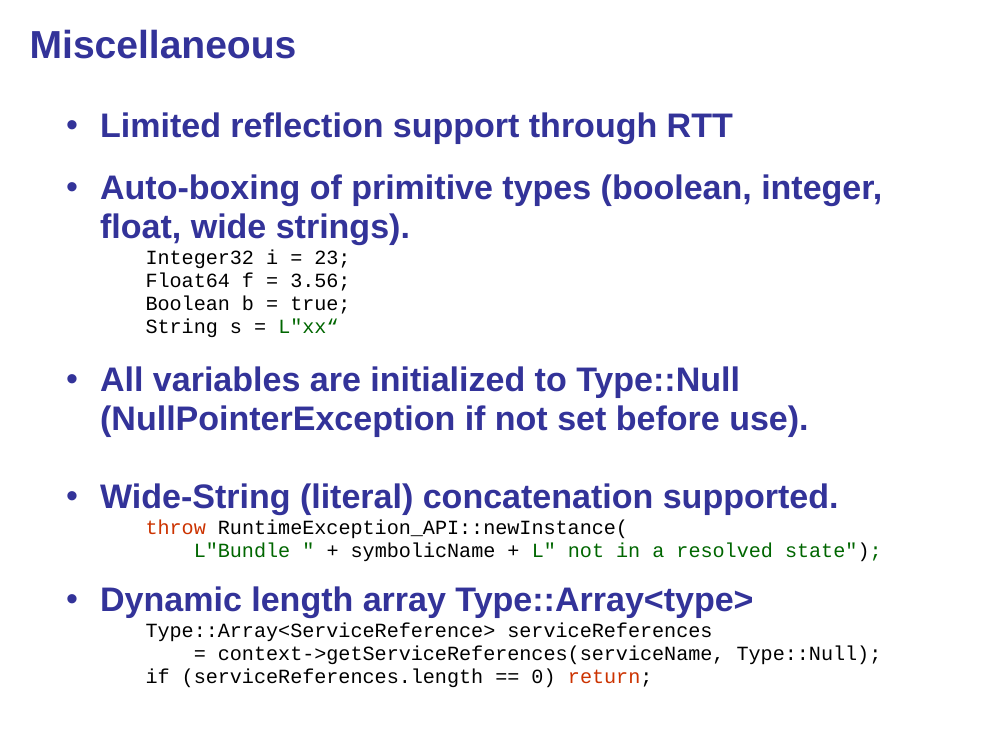
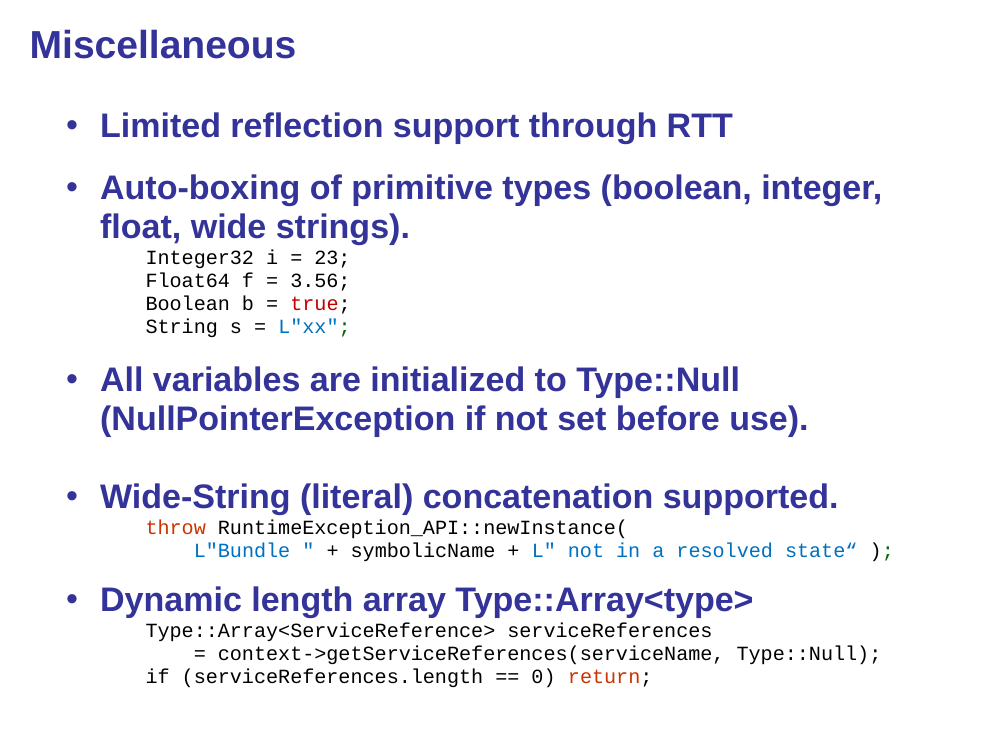
Before and after one commit to Nanonid/Javolution, a slide deck: slide 10 of javolution/src/site/doc/Javolution_Cpp_Overview.ppt. Drawn at 1008x756 pixels with LibreOffice and Linux fonts; fonts in the diff are those of the drawing; background and template pictures are left out. Boxes give left, top, right and bottom in pixels: in the first picture for what was removed or moved away, otherwise in the second. Text is boxed around its words. In the diff, an @@ line names an element or a change of style, - is before the commit and + after.

```diff
--- a/javolution/src/site/doc/Javolution_Cpp_Overview.ppt
+++ b/javolution/src/site/doc/Javolution_Cpp_Overview.ppt
@@ subtitle at (x1=146, y1=295, x2=350, y2=314): text colour #000000 to #C00000 in "true;" @@
@@ subtitle at (x1=146, y1=318, x2=350, y2=337): text changed @@
-    String s = L"xx“
+    String s = L"xx";
@@ subtitle at (x1=194, y1=542, x2=857, y2=561): text changed; text colour #006600 to #0070C0 @@
-      L"Bundle " + symbolicName + L" not in a resolved state");
+      L"Bundle " + symbolicName + L" not in a resolved state“ );
```
Also in this commit, not shown: 6 other slides changed, 1 other file.
